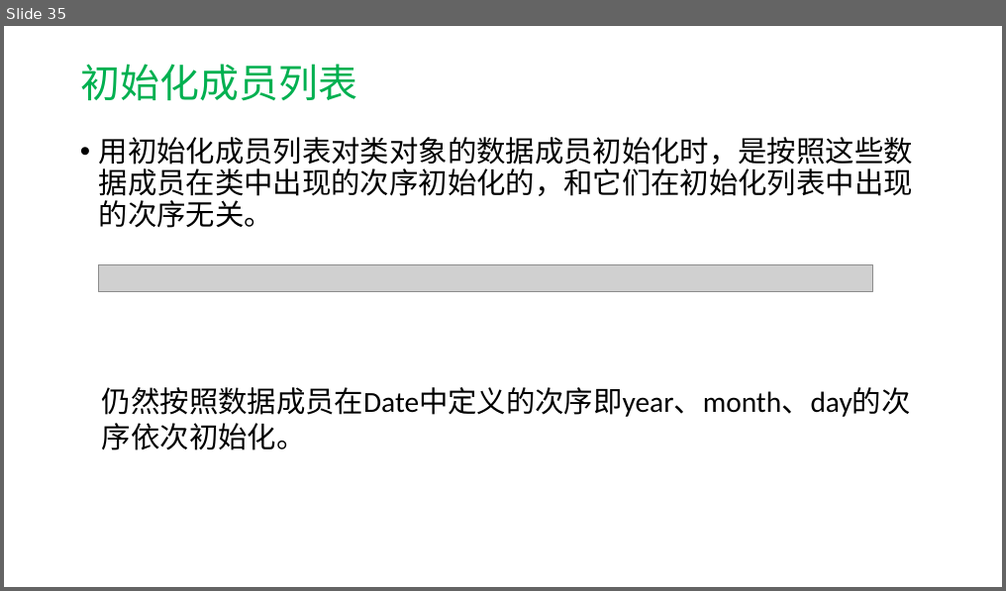
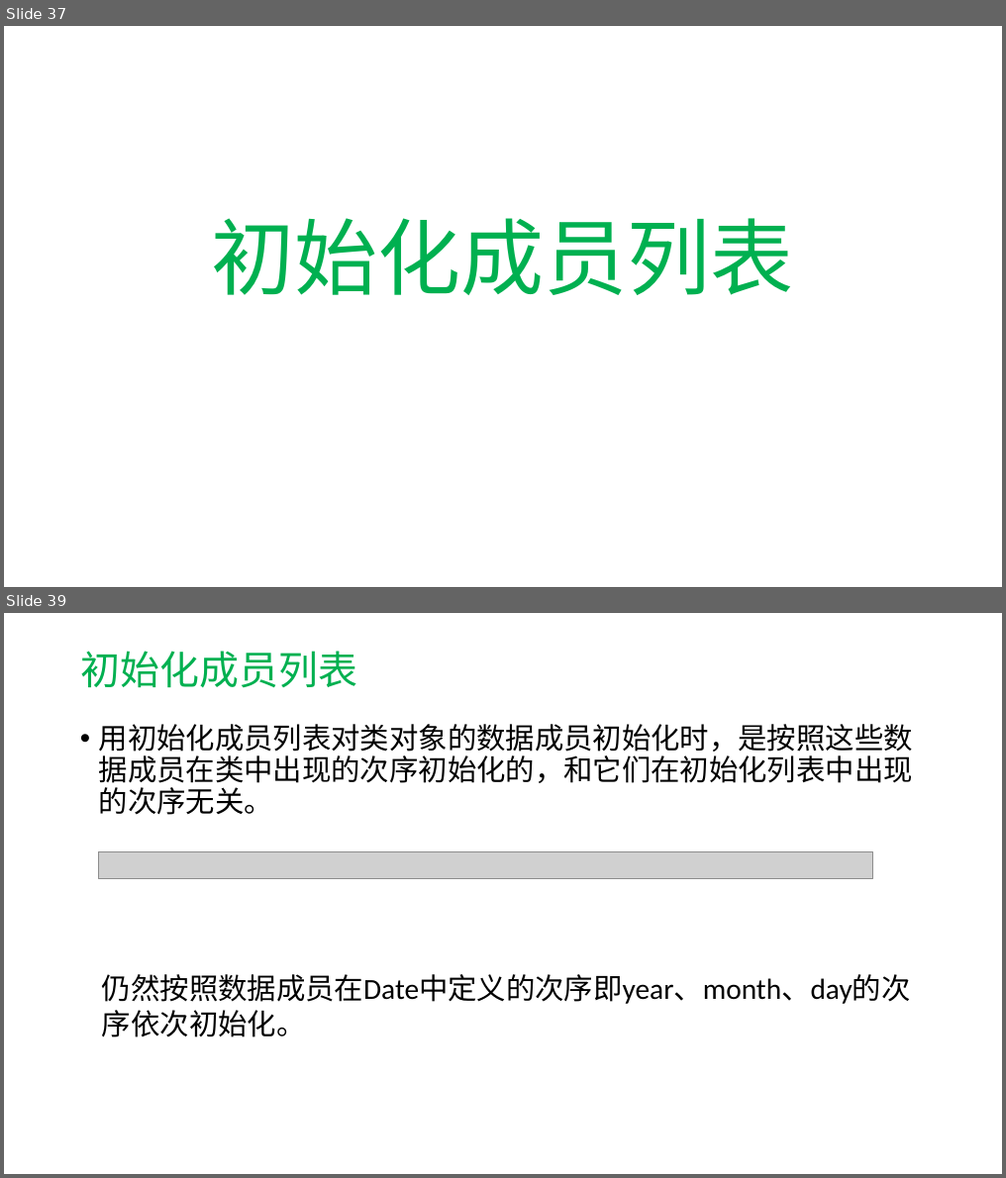
Before and after one commit to hwdong-net/cplusplus17, a slide deck: ppt/第7章 类和对象.pptx. Shown one above the other, each under a label of ours: slide 35 before the commit, slides 37 and 39 after it; the slides between them are not shown. The pictures are 1006x591 and 1006x1178 pixels, drawn with LibreOffice and Linux fonts; fonts in the diff are those of the drawing; grey boxes stand for pictures. Boxes give left, top, right and bottom in pixels: in the first picture for what was removed or moved away, otherwise in the second. Text is boxed around its words. In the diff, an @@ line names an element or a change of style, - is before the commit and + after.

```diff
--- a/ppt/第7章 类和对象.pptx
+++ b/ppt/第7章 类和对象.pptx
@@ slide 37 added at box(4, 26, 1002, 587), background #FFFFFF @@
@@ title added at box(212, 218, 794, 295), 80 pt, text #00B050 @@
+初始化成员列表
@@ what was slide 35 is now slide 39 @@
```
Also in this commit, not shown: 17 slides changed, 8 other slides added.
